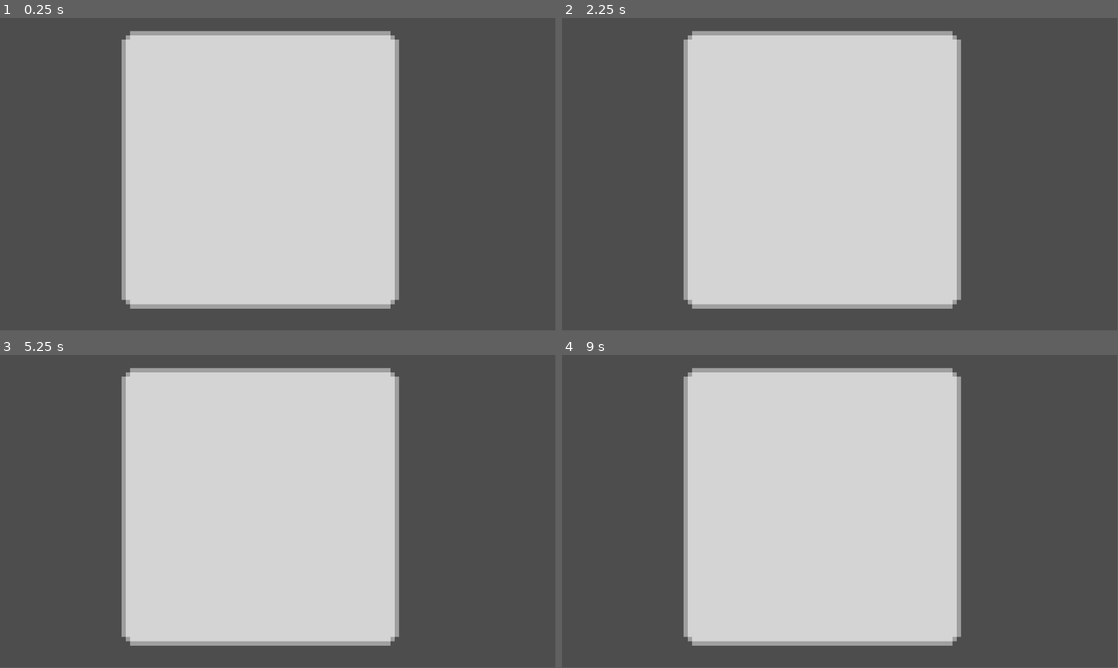
Above: before the commit, frames 1-4 (two rows, left to right).
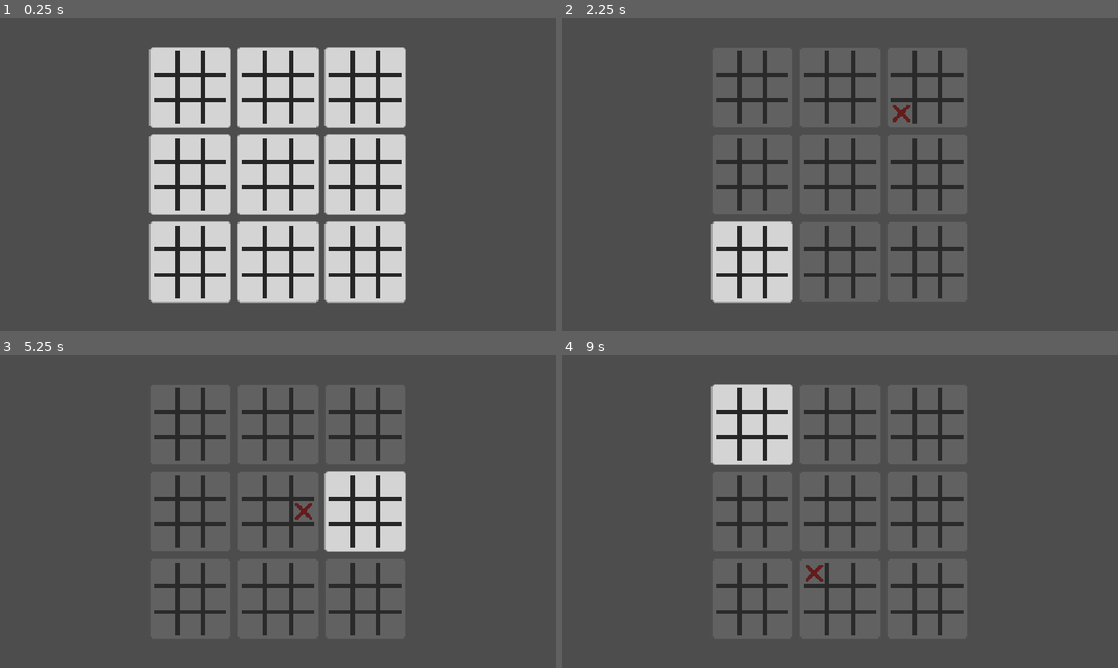
Above: after the commit, the same moments.

Repository: BecquerelBoy/MegaMorpion
Game: Godot game, scene res://Scene/main.tscn
Same seed, same stepped clock (60 frames per second), same inputs: the game is played once before the commit and once after it.
Inputs (mouse positions are in pixels of both pictures, inside the frame that each line leads up to):
- Up to frame 1 (0.25 s): no input
- Up to frame 2 (2.25 s): tap Enter (ui_accept) at 0.5, 1.35, 1.52, 1.82, 2 s; move the mouse to (962, 158) at 0.52 s; hold Enter (ui_accept) 0.53-1.28 s; click (962, 158) at 0.67 s; move the mouse to (728, 190) at 1.27 s; click (728, 190) at 1.42 s; move the mouse to (895, 105) at 2.02 s; hold Enter (ui_accept) from 2.03 s (still down); click (895, 105) at 2.17 s
- Up to frame 3 (5.25 s): move the mouse to (250, 574) at 2.77 s; release Enter (ui_accept) at 2.78 s; tap Enter (ui_accept) at 2.85, 3.02, 3.32, 3.5, 4.35, 4.52, 4.82 s; click (250, 574) at 2.92 s; move the mouse to (444, 558) at 3.52 s; hold Enter (ui_accept) 3.53-4.28 s; click (444, 558) at 3.67 s; move the mouse to (111, 464) at 4.27 s; click (111, 464) at 4.42 s; move the mouse to (305, 511) at 5.02 s; hold Enter (ui_accept) from 5.03 s (still down); click (305, 511) at 5.17 s
- Up to frame 4 (9 s): move the mouse to (756, 433) at 5.77 s; release Enter (ui_accept) at 5.78 s; tap Enter (ui_accept) at 5.85, 6.02, 6.32, 7.35, 7.52, 7.82, 8.85 s; click (756, 433) at 5.92 s; move the mouse to (962, 495) at 6.52 s; hold Enter (ui_accept) 6.53-7.28 s; click (962, 495) at 6.67 s; move the mouse to (728, 527) at 7.27 s; click (728, 527) at 7.42 s; move the mouse to (895, 442) at 8.02 s; hold Enter (ui_accept) 8.03-8.78 s; click (895, 442) at 8.17 s; move the mouse to (812, 574) at 8.77 s; click (812, 574) at 8.92 s
In our replay, the window is 799x449 before the commit and 800x450 after it. These sizes can differ from the game's own. Grey fills any space a smaller window leaves; there, only what the larger window draws over its background counts as a difference.

The runs differ from the first frame. In frame 1, 20% of the frame differs, in the area x 21-73%, y 4-93%; in frame 2, 41%; in frame 3, 42%; in frame 4, 41%.

Commit message:
Asset import + Script + scene

Diff:
--- /dev/null
+++ b/mega-morpion/Scene/GrandCase1.tscn
@@ -0,0 +1,91 @@
+[gd_scene load_steps=7 format=3 uid="uid://c3ohjeua6j723"]
+
+[ext_resource type="Texture2D" uid="uid://l5ldfckswvsi" path="res://Asset/Grille/fondmorpion.png" id="1_342a2"]
+[ext_resource type="Script" uid="uid://c7dplavovshnn" path="res://Script/grand_case_1.gd" id="1_u3d78"]
+[ext_resource type="Texture2D" uid="uid://dqr26a57b1ydh" path="res://Asset/Grille/untitled.png" id="2_u3d78"]
+[ext_resource type="Texture2D" uid="uid://8oawt07msgup" path="res://Asset/Symbole/BlueCircle.png" id="3_q6yvs"]
+[ext_resource type="Texture2D" uid="uid://b7wx0qcrgiexj" path="res://Asset/Symbole/RedCross.png" id="4_shmjr"]
+
+[sub_resource type="RectangleShape2D" id="RectangleShape2D_r34rm"]
+size = Vector2(143, 144)
+
+[node name="GrandeCase1" type="Node2D"]
+script = ExtResource("1_u3d78")
+
+[node name="Assets" type="Node2D" parent="."]
+
+[node name="Fondmorpion" type="Sprite2D" parent="Assets"]
+scale = Vector2(4.5, 4.5)
+texture = ExtResource("1_342a2")
+
+[node name="Ligne" type="Sprite2D" parent="Assets"]
+scale = Vector2(30, 30)
+texture = ExtResource("2_u3d78")
+
+[node name="BlueCircle" type="Sprite2D" parent="Assets"]
+visible = false
+position = Vector2(123.91171, 124.9117)
+scale = Vector2(1.8722407, 1.8722407)
+texture = ExtResource("3_q6yvs")
+
+[node name="RedCross" type="Sprite2D" parent="Assets"]
+visible = false
+position = Vector2(123.91171, 124.9117)
+scale = Vector2(1.8722407, 1.8722407)
+texture = ExtResource("4_shmjr")
+
+[node name="ShapeCase" type="Node2D" parent="."]
+
+[node name="ShapePetiteCase1" type="Area2D" parent="ShapeCase"]
+position = Vector2(-182, -182)
+
+[node name="CShape1" type="CollisionShape2D" parent="ShapeCase/ShapePetiteCase1"]
+shape = SubResource("RectangleShape2D_r34rm")
+
+[node name="ShapePetiteCase2" type="Area2D" parent="ShapeCase"]
+position = Vector2(0, -182)
+
+[node name="CShape2" type="CollisionShape2D" parent="ShapeCase/ShapePetiteCase2"]
+shape = SubResource("RectangleShape2D_r34rm")
+
+[node name="ShapePetiteCase3" type="Area2D" parent="ShapeCase"]
+position = Vector2(182, -182)
+
+[node name="CShape3" type="CollisionShape2D" parent="ShapeCase/ShapePetiteCase3"]
+shape = SubResource("RectangleShape2D_r34rm")
+
+[node name="ShapePetiteCase4" type="Area2D" parent="ShapeCase"]
+position = Vector2(-183, 0)
+
+[node name="CShape4" type="CollisionShape2D" parent="ShapeCase/ShapePetiteCase4"]
+shape = SubResource("RectangleShape2D_r34rm")
+
+[node name="ShapePetiteCase5" type="Area2D" parent="ShapeCase"]
+
+[node name="CShape5" type="CollisionShape2D" parent="ShapeCase/ShapePetiteCase5"]
+shape = SubResource("RectangleShape2D_r34rm")
+
+[node name="ShapePetiteCase6" type="Area2D" parent="ShapeCase"]
+position = Vector2(183, 0)
+
+[node name="CShape6" type="CollisionShape2D" parent="ShapeCase/ShapePetiteCase6"]
+shape = SubResource("RectangleShape2D_r34rm")
+
+[node name="ShapePetiteCase7" type="Area2D" parent="ShapeCase"]
+position = Vector2(-183, 182)
+
+[node name="CShape7" type="CollisionShape2D" parent="ShapeCase/ShapePetiteCase7"]
+shape = SubResource("RectangleShape2D_r34rm")
+
+[node name="ShapePetiteCase8" type="Area2D" parent="ShapeCase"]
+position = Vector2(0, 182)
+
+[node name="CShape8" type="CollisionShape2D" parent="ShapeCase/ShapePetiteCase8"]
+shape = SubResource("RectangleShape2D_r34rm")
+
+[node name="ShapePetiteCase9" type="Area2D" parent="ShapeCase"]
+position = Vector2(181, 183)
+
+[node name="CShape9" type="CollisionShape2D" parent="ShapeCase/ShapePetiteCase9"]
+position = Vector2(2, -1)
+shape = SubResource("RectangleShape2D_r34rm")
--- a/mega-morpion/Scene/main.tscn
+++ b/mega-morpion/Scene/main.tscn
@@ -1,10 +1,46 @@
-[gd_scene load_steps=2 format=3 uid="uid://c3ohjeua6j723"]
+[gd_scene load_steps=3 format=3 uid="uid://dyjx3iwwvrndi"]
 
-[ext_resource type="Texture2D" uid="uid://l5ldfckswvsi" path="res://Asset/fondmorpion.png" id="1_f6udf"]
+[ext_resource type="Script" uid="uid://blkpgpfit5upc" path="res://Script/main.gd" id="1_sblpm"]
+[ext_resource type="PackedScene" uid="uid://c3ohjeua6j723" path="res://Scene/GrandCase1.tscn" id="2_r34rm"]
 
 [node name="Main" type="Node2D"]
+script = ExtResource("1_sblpm")
 
-[node name="Fondmorpion" type="Sprite2D" parent="."]
-position = Vector2(540, 315)
-scale = Vector2(4.4960938, 4.4960938)
-texture = ExtResource("1_f6udf")
+[node name="Camera2D" type="Camera2D" parent="."]
+
+[node name="GrandeGrille" type="Node2D" parent="."]
+
+[node name="GrandeCase1" parent="GrandeGrille" instance=ExtResource("2_r34rm")]
+position = Vector2(-182, -180)
+scale = Vector2(0.29427317, 0.29427317)
+
+[node name="GrandeCase2" parent="GrandeGrille" instance=ExtResource("2_r34rm")]
+position = Vector2(0, -180)
+scale = Vector2(0.29427317, 0.29427317)
+
+[node name="GrandeCase3" parent="GrandeGrille" instance=ExtResource("2_r34rm")]
+position = Vector2(181, -180)
+scale = Vector2(0.29427317, 0.29427317)
+
+[node name="GrandeCase4" parent="GrandeGrille" instance=ExtResource("2_r34rm")]
+position = Vector2(-182, 0)
+scale = Vector2(0.29427317, 0.29427317)
+
+[node name="GrandeCase5" parent="GrandeGrille" instance=ExtResource("2_r34rm")]
+scale = Vector2(0.29427317, 0.29427317)
+
+[node name="GrandeCase6" parent="GrandeGrille" instance=ExtResource("2_r34rm")]
+position = Vector2(181, 0)
+scale = Vector2(0.29427317, 0.29427317)
+
+[node name="GrandeCase7" parent="GrandeGrille" instance=ExtResource("2_r34rm")]
+position = Vector2(-182, 181)
+scale = Vector2(0.29427317, 0.29427317)
+
+[node name="GrandeCase8" parent="GrandeGrille" instance=ExtResource("2_r34rm")]
+position = Vector2(0, 181)
+scale = Vector2(0.29427317, 0.29427317)
+
+[node name="GrandeCase9" parent="GrandeGrille" instance=ExtResource("2_r34rm")]
+position = Vector2(181, 181)
+scale = Vector2(0.29427317, 0.29427317)
--- /dev/null
+++ b/mega-morpion/Script/grand_case_1.gd
@@ -0,0 +1,202 @@
+extends Node2D
+
+# Signaux pour communiquer avec la scène principale
+signal petite_grille_gagnee(grande_case_num, winner)
+signal petite_grille_nulle(grande_case_num)
+signal case_jouee(grande_case_num, petite_case_num)
+
+# Référence aux sprites
+@onready var blue_circle = $Assets/BlueCircle
+@onready var red_cross = $Assets/RedCross
+
+# Variables de jeu
+var grid_state = {}  # Stocke l'état de chaque petite case
+var shapes = []  # Tableau pour stocker les 9 petites cases
+var is_playable = false  # Indique si cette grande case est jouable
+var current_player = "cross"
+var is_won = false  # Indique si cette grille est déjà gagnée
+var grande_case_number = 0  # Numéro de cette grande case (1-9)
+var preview_symbol = null  # Symbole de prévisualisation
+var current_hovered_case = null  # Case actuellement survolée
+
+func _ready():
+	# Déterminer le numéro de cette grande case
+	var name_str = name  # ex: "GrandeCase3"
+	grande_case_number = int(name_str.replace("GrandeCase", ""))
+
+	# Cacher les sprites originaux
+	blue_circle.visible = false
+	red_cross.visible = false
+
+	# Récupérer toutes les petites cases et connecter leurs signaux
+	for i in range(1, 10):
+		var case_node = get_node("ShapeCase/ShapePetiteCase" + str(i))
+		shapes.append(case_node)
+		grid_state[i] = null
+
+		# Connecter les signaux de chaque Area2D
+		case_node.input_event.connect(_on_case_clicked.bind(i))
+		case_node.mouse_entered.connect(_on_case_mouse_entered.bind(i))
+		case_node.mouse_exited.connect(_on_case_mouse_exited.bind(i))
+
+func _on_case_clicked(viewport, event, shape_idx, case_number):
+	# Vérifier si c'est un clic gauche, si la case est vide et si cette grille est jouable
+	if event is InputEventMouseButton and event.pressed and event.button_index == MOUSE_BUTTON_LEFT:
+		if grid_state[case_number] == null and is_playable and not is_won:
+			place_symbol(case_number)
+
+func _on_case_mouse_entered(case_number):
+	# Afficher l'aperçu seulement si la case est vide et jouable
+	if grid_state[case_number] == null and is_playable and not is_won:
+		current_hovered_case = case_number
+		show_preview(case_number)
+
+func _on_case_mouse_exited(case_number):
+	# Cacher l'aperçu quand on sort de la case
+	if current_hovered_case == case_number:
+		current_hovered_case = null
+		hide_preview()
+
+func show_preview(case_number):
+	# Supprimer l'ancien aperçu s'il existe
+	hide_preview()
+
+	var case_node = shapes[case_number - 1]
+	var cshape = case_node.get_node("CShape" + str(case_number))
+
+	# Créer un aperçu du symbole
+	if current_player == "cross":
+		preview_symbol = red_cross.duplicate()
+	else:
+		preview_symbol = blue_circle.duplicate()
+
+	# Rendre le symbole semi-transparent pour l'aperçu
+	preview_symbol.modulate = Color(1, 1, 1, 0.5)
+	preview_symbol.visible = true
+	preview_symbol.position = Vector2.ZERO
+
+	cshape.add_child(preview_symbol)
+
+func hide_preview():
+	if preview_symbol != null:
+		preview_symbol.queue_free()
+		preview_symbol = null
+
+func place_symbol(case_number):
+	# Cacher l'aperçu avant de placer le symbole définitif
+	hide_preview()
+
+	var case_node = shapes[case_number - 1]
+	var cshape = case_node.get_node("CShape" + str(case_number))
+
+	# Créer une copie du sprite approprié
+	var new_symbol
+	if current_player == "cross":
+		new_symbol = red_cross.duplicate()
+		grid_state[case_number] = "cross"
+	else:
+		new_symbol = blue_circle.duplicate()
+		grid_state[case_number] = "circle"
+
+	# Positionner et afficher le symbole (opacité normale)
+	new_symbol.modulate = Color(1, 1, 1, 1)
+	new_symbol.visible = true
+	cshape.add_child(new_symbol)
+	new_symbol.position = Vector2.ZERO
+
+	# Émettre le signal que cette case a été jouée
+	emit_signal("case_jouee", grande_case_number, case_number)
+
+	# Vérifier s'il y a un gagnant dans cette petite grille
+	check_winner()
+
+func check_winner():
+	# Combinaisons gagnantes
+	var winning_combinations = [
+		[1, 2, 3], [4, 5, 6], [7, 8, 9],  # Lignes
+		[1, 4, 7], [2, 5, 8], [3, 6, 9],  # Colonnes
+		[1, 5, 9], [3, 5, 7]              # Diagonales
+	]
+
+	for combo in winning_combinations:
+		var a = grid_state[combo[0]]
+		var b = grid_state[combo[1]]
+		var c = grid_state[combo[2]]
+
+		if a != null and a == b and b == c:
+			win_grid(a)
+			return
+
+	# Vérifier le match nul
+	var is_full = true
+	for i in range(1, 10):
+		if grid_state[i] == null:
+			is_full = false
+			break
+
+	if is_full:
+		draw_grid()
+
+func win_grid(winner):
+	is_won = true
+	emit_signal("petite_grille_gagnee", grande_case_number, winner)
+
+func draw_grid():
+	is_won = true
+	emit_signal("petite_grille_nulle", grande_case_number)
+
+func show_victory_symbol(winner):
+	# Afficher un grand symbole au centre de la grande case (case 5)
+	var center_case = shapes[4]  # Case 5 (index 4)
+	var center_cshape = center_case.get_node("CShape5")
+
+	# Effacer tous les petits symboles
+	for i in range(9):
+		var cshape = shapes[i].get_node("CShape" + str(i + 1))
+		for child in cshape.get_children():
+			if child is Sprite2D:
+				child.queue_free()
+
+	# Créer le grand symbole
+	var victory_symbol
+	if winner == "cross":
+		victory_symbol = red_cross.duplicate()
+	else:
+		victory_symbol = blue_circle.duplicate()
+
+	# Agrandir le symbole
+	victory_symbol.scale = Vector2(3, 3)
+	victory_symbol.visible = true
+	victory_symbol.position = Vector2.ZERO
+
+	# Ajouter le symbole de victoire au centre
+	center_cshape.add_child(victory_symbol)
+
+func set_playable(playable: bool, player: String):
+	is_playable = playable
+	current_player = player
+
+	# Cacher l'aperçu si la case devient non jouable
+	if not playable:
+		hide_preview()
+
+	# Optionnel : changer la couleur/opacité pour indiquer les cases jouables
+	if not is_won:
+		modulate = Color(1, 1, 1, 1) if playable else Color(0.5, 0.5, 0.5, 0.7)
+
+func reset_grid():
+	is_won = false
+	is_playable = false
+	modulate = Color(1, 1, 1, 1)
+	hide_preview()
+	current_hovered_case = null
+
+	for i in range(1, 10):
+		grid_state[i] = null
+
+	# Supprimer tous les symboles placés
+	for i in range(9):
+		var cshape = shapes[i].get_node("CShape" + str(i + 1))
+		for child in cshape.get_children():
+			if child is Sprite2D:
+				child.queue_free()
--- /dev/null
+++ b/mega-morpion/Script/main.gd
@@ -0,0 +1,135 @@
+extends Node2D
+
+# Références aux grandes cases
+var grandes_cases = []
+
+# Variables de jeu
+var current_player = "cross"  # "cross" ou "circle"
+var grande_case_states = {}  # Stocke l'état de chaque grande case (null, "cross", "circle", "draw")
+var next_grande_case = null  # null = jouer n'importe où, sinon numéro de la case
+var game_over = false
+
+func _ready():
+	# Récupérer toutes les grandes cases
+	for i in range(1, 10):
+		var grande_case = get_node("GrandeGrille/GrandeCase" + str(i))
+		grandes_cases.append(grande_case)
+		grande_case_states[i] = null
+
+		# Connecter le signal de victoire de chaque petite grille
+		grande_case.connect("petite_grille_gagnee", _on_petite_grille_gagnee)
+		grande_case.connect("petite_grille_nulle", _on_petite_grille_nulle)
+		grande_case.connect("case_jouee", _on_case_jouee)
+
+	# Initialiser : le premier joueur peut jouer n'importe où
+	update_playable_cases()
+
+func _on_case_jouee(grande_case_num, petite_case_num):
+	if game_over:
+		return
+
+	# Déterminer la prochaine grande case où jouer
+	next_grande_case = petite_case_num
+
+	# Si la case de destination est déjà gagnée ou nulle, on peut jouer n'importe où
+	if grande_case_states[next_grande_case] != null:
+		next_grande_case = null
+
+	# Alterner le joueur
+	current_player = "circle" if current_player == "cross" else "cross"
+
+	# Mettre à jour les cases jouables
+	update_playable_cases()
+
+	# Vérifier s'il y a un gagnant au Super Morpion
+	check_super_morpion()
+
+func _on_petite_grille_gagnee(grande_case_num, winner):
+	grande_case_states[grande_case_num] = winner
+	print("Grande case ", grande_case_num, " gagnée par ", winner)
+
+	# Afficher un grand symbole sur la grande case gagnée
+	var grande_case = grandes_cases[grande_case_num - 1]
+	grande_case.show_victory_symbol(winner)
+
+func _on_petite_grille_nulle(grande_case_num):
+	grande_case_states[grande_case_num] = "draw"
+	print("Grande case ", grande_case_num, " : égalité")
+
+func update_playable_cases():
+	for i in range(1, 10):
+		var grande_case = grandes_cases[i - 1]
+
+		if next_grande_case == null:
+			# Peut jouer partout sauf dans les cases gagnées/nulles
+			grande_case.set_playable(grande_case_states[i] == null and not game_over, current_player)
+		else:
+			# Ne peut jouer que dans la case désignée
+			grande_case.set_playable(i == next_grande_case and not game_over, current_player)
+
+func check_super_morpion():
+	# Combinaisons gagnantes pour le Super Morpion
+	var winning_combinations = [
+		[1, 2, 3], [4, 5, 6], [7, 8, 9],  # Lignes
+		[1, 4, 7], [2, 5, 8], [3, 6, 9],  # Colonnes
+		[1, 5, 9], [3, 5, 7]              # Diagonales
+	]
+
+	for combo in winning_combinations:
+		var a = grande_case_states[combo[0]]
+		var b = grande_case_states[combo[1]]
+		var c = grande_case_states[combo[2]]
+
+		if a != null and a != "draw" and a == b and b == c:
+			announce_super_winner(a)
+			return
+
+	# Vérifier si toutes les grandes cases sont terminées
+	var all_finished = true
+	for i in range(1, 10):
+		if grande_case_states[i] == null:
+			all_finished = false
+			break
+
+	if all_finished:
+		count_winner()
+
+func announce_super_winner(winner):
+	game_over = true
+	print("SUPER MORPION ! Le joueur ", winner, " a gagné la partie !")
+	update_playable_cases()
+
+func count_winner():
+	game_over = true
+	var cross_count = 0
+	var circle_count = 0
+
+	for i in range(1, 10):
+		if grande_case_states[i] == "cross":
+			cross_count += 1
+		elif grande_case_states[i] == "circle":
+			circle_count += 1
+
+	if cross_count > circle_count:
+		print("Victoire de la croix avec ", cross_count, " plaquettes contre ", circle_count)
+	elif circle_count > cross_count:
+		print("Victoire du rond avec ", circle_count, " plaquettes contre ", cross_count)
+	else:
+		print("Match nul ! ", cross_count, " plaquettes chacun")
+
+	update_playable_cases()
+
+func reset_game():
+	game_over = false
+	current_player = "cross"
+	next_grande_case = null
+
+	for i in range(1, 10):
+		grande_case_states[i] = null
+		grandes_cases[i - 1].reset_grid()
+
+	update_playable_cases()
+
+func _input(event):
+	if event.is_action_pressed("ui_accept"):  # Touche Entrée
+		reset_game()
--- /dev/null
+++ b/mega-morpion/Shader/outline_shader.gdshader
@@ -0,0 +1,39 @@
+shader_type canvas_item;
+
+uniform bool show_outline = false;
+uniform vec4 outline_color : source_color = vec4(1.0, 0.8, 0.0, 1.0); // Jaune/orange par défaut
+uniform float outline_width : hint_range(0.0, 20.0) = 5.0;
+
+void fragment() {
+	vec4 original_color = texture(TEXTURE, UV);
+
+	if (show_outline) {
+		// Calculer la distance au bord
+		vec2 size = vec2(textureSize(TEXTURE, 0));
+		vec2 pixel_uv = UV * size;
+
+		// Vérifier si on est près du bord
+		float dist_left = pixel_uv.x;
+		float dist_right = size.x - pixel_uv.x;
+		float dist_top = pixel_uv.y;
+		float dist_bottom = size.y - pixel_uv.y;
+
+		float min_dist = min(min(dist_left, dist_right), min(dist_top, dist_bottom));
+
+		// Si on est dans la zone de contour
+		if (min_dist < outline_width) {
+			// Mélanger avec la couleur du contour
+			float outline_strength = 1.0 - (min_dist / outline_width);
+			COLOR = mix(original_color, outline_color, outline_strength * outline_color.a);
+		} else {
+			COLOR = original_color;
+		}
+	} else {
+		COLOR = original_color;
+	}
+}
+
+//void light() {
+//	// Called for every pixel for every light affecting the CanvasItem.
+//	// Uncomment to replace the default light processing function with this one.
+//}
--- a/mega-morpion/project.godot
+++ b/mega-morpion/project.godot
@@ -11,9 +11,24 @@
 [application]
 
 config/name="MegaMorpion"
-run/main_scene="uid://c3ohjeua6j723"
+run/main_scene="uid://dyjx3iwwvrndi"
 config/features=PackedStringArray("4.5", "Forward Plus")
-config/icon="res://Asset/icon.svg"
+config/icon="res://Asset/vrac/icon.svg"
+
+[display]
+
+window/size/mode=2
+window/stretch/mode="canvas_items"
+window/stretch/aspect="expand"
+
+[file_customization]
+
+folder_colors={
+"res://Asset/": "teal",
+"res://Scene/": "orange",
+"res://Script/": "gray",
+"res://Shader/": "yellow"
+}
 
 [rendering]
 
Renamed: mega-morpion/Asset/fondmorpion.png -> mega-morpion/Asset/Grille/fondmorpion.png
Not shown, added: mega-morpion/Asset/Grille/fondmorpion.png.import
Binary file added: mega-morpion/Asset/Grille/untitled.png
Not shown, added: mega-morpion/Asset/Grille/untitled.png.import
Binary file added: mega-morpion/Asset/Symbole/BlueCircle.png
Not shown, changed: mega-morpion/Asset/Symbole/BlueCircle.png.import
Binary file added: mega-morpion/Asset/Symbole/RedCross.png
Not shown, changed: mega-morpion/Asset/Symbole/RedCross.png.import
Renamed: mega-morpion/Asset/icon.svg -> mega-morpion/Asset/vrac/icon.svg
Not shown, added: mega-morpion/Asset/vrac/icon.svg.import
Not shown, added: mega-morpion/Script/grand_case_1.gd.uid
Not shown, added: mega-morpion/Script/main.gd.uid
(and 1 more such lines)
